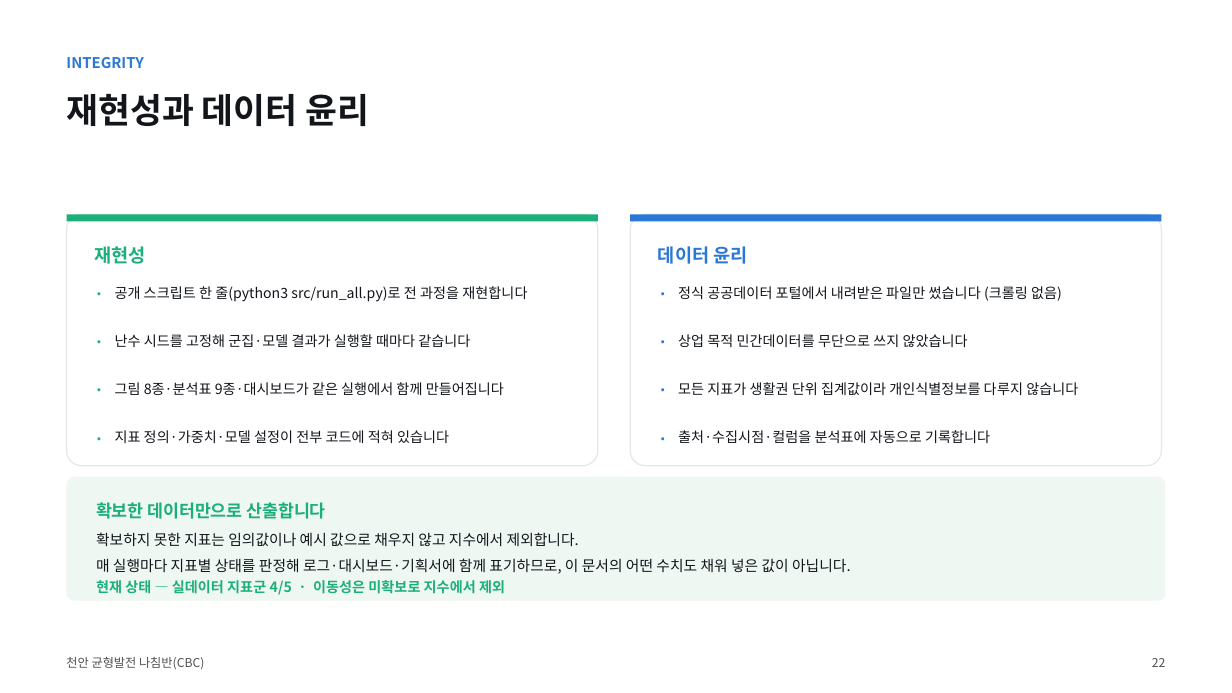
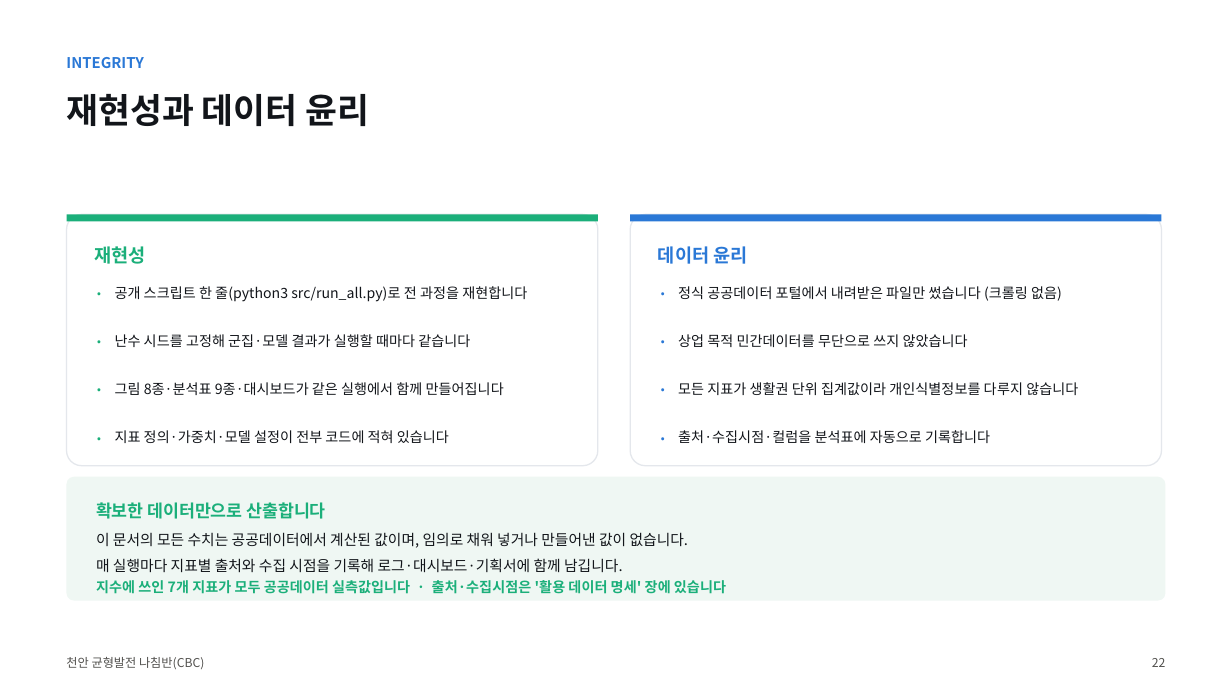
Before and after one commit to BioCode67/2026-AI-, a slide deck: slide 23 of deliverables/기획서_천안균형발전나침반_CBC.pptx. Drawn at 1232x693 pixels with LibreOffice and Linux fonts; fonts in the diff are those of the drawing. Boxes give left, top, right and bottom in pixels: in the first picture for what was removed or moved away, otherwise in the second. Text is boxed around its words. In the diff, an @@ line names an element or a change of style, - is before the commit and + after.

```diff
--- a/deliverables/기획서_천안균형발전나침반_CBC.pptx
+++ b/deliverables/기획서_천안균형발전나침반_CBC.pptx
@@ text at <box>96,532,689,572</box>: text changed @@
-확보하지 못한 지표는 임의값이나 예시 값으로 채우지 않고 지수에서 제외합니다.
-매 실행마다 지표별 상태를 판정해 로그·대시보드·기획서에 함께 표기하므로, 이 문서의 어떤 수치도 채워 넣은 값이 아닙니다.
+이 문서의 모든 수치는 공공데이터에서 계산된 값이며, 임의로 채워 넣거나 만들어낸 값이 없습니다.
+매 실행마다 지표별 출처와 수집 시점을 기록해 로그·대시보드·기획서에 함께 남깁니다.
@@ text at <box>96,580,726,594</box>: text changed @@
-현재 상태 — 실데이터 지표군 4/5 · 이동성은 미확보로 지수에서 제외
+지수에 쓰인 7개 지표가 모두 공공데이터 실측값입니다 · 출처·수집시점은 '활용 데이터 명세' 장에 있습니다
```
Also in this commit, not shown: 3 other slides changed, 6 other files.
